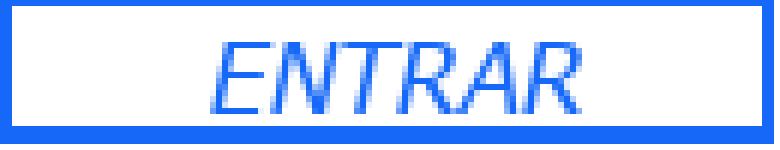
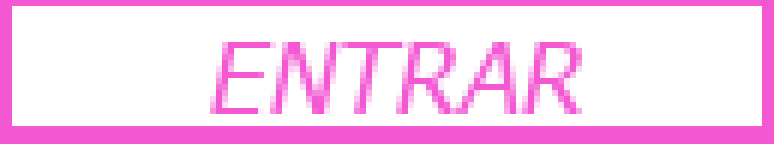
Layers edited between the first and the second 780×150 image:
painted on "ENTRAR" over [210, 42, 582, 114]
painted on "b1.png" over [0, 0, 774, 144]
